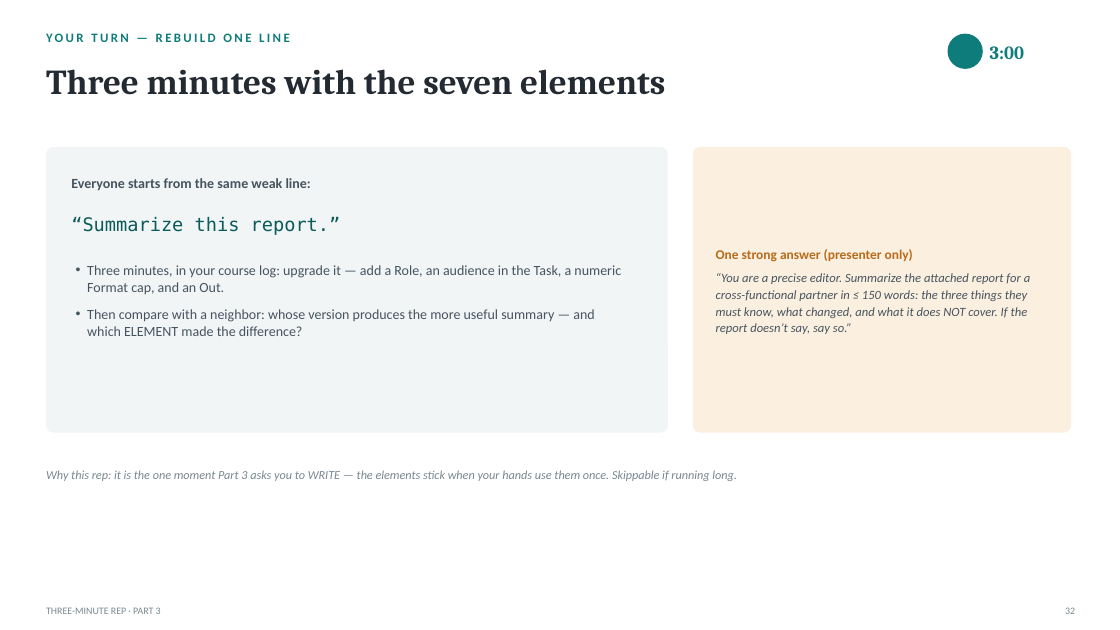
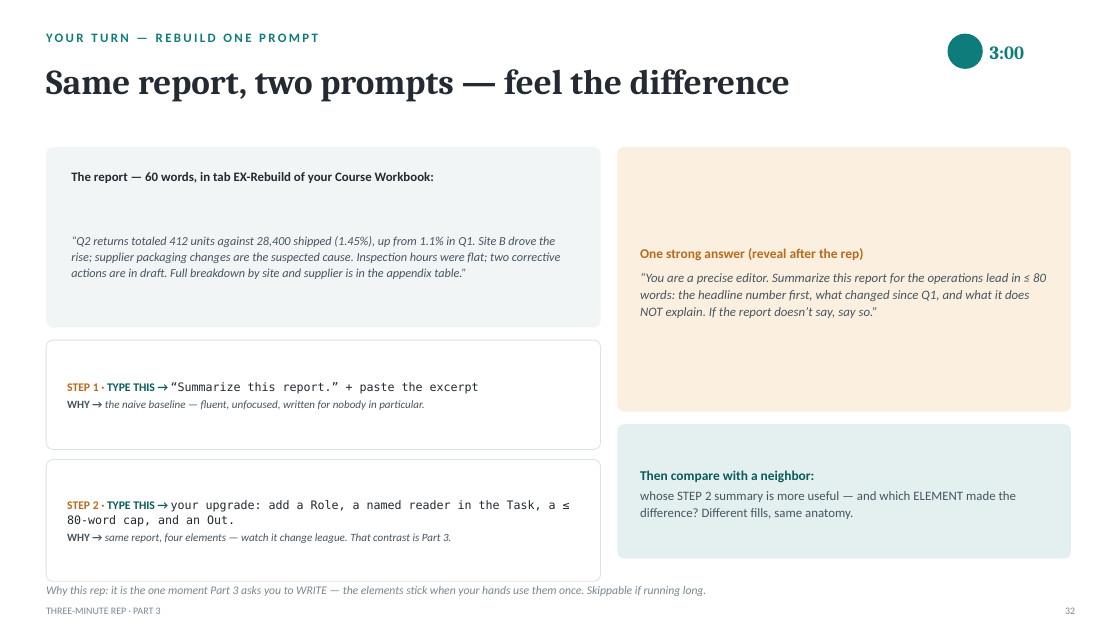
Before and after one commit to naviero1/Claude-Works, a slide deck: slide 32 of ai-training-prompt-engineering/deliverables/From_Prompts_to_Agents_Training.pptx. Drawn at 1120x630 pixels with LibreOffice and Linux fonts; fonts in the diff are those of the drawing; background and template pictures are left out. Boxes give left, top, right and bottom in pixels: in the first picture for what was removed or moved away, otherwise in the second. Text is boxed around its words. In the diff, an @@ line names an element or a change of style, - is before the commit and + after.

```diff
--- a/ai-training-prompt-engineering/deliverables/From_Prompts_to_Agents_Training.pptx
+++ b/ai-training-prompt-engineering/deliverables/From_Prompts_to_Agents_Training.pptx
@@ text at (x1=46, y1=33, x2=318, y2=42): text changed @@
-YOUR TURN — REBUILD ONE LINE
+YOUR TURN — REBUILD ONE PROMPT
@@ text at (x1=46, y1=69, x2=790, y2=101): text changed @@
-Three minutes with the seven elements
+Same report, two prompts — feel the difference
@@ rounded rectangle resized from (x1=46, y1=147, x2=668, y2=433) to (x1=46, y1=147, x2=601, y2=328) @@
@@ rounded rectangle at (x1=46, y1=147, x2=601, y2=328): proportions changed @@
@@ rounded rectangle at (x1=618, y1=147, x2=1071, y2=412): proportions changed @@
@@ rounded rectangle resized from (x1=693, y1=147, x2=1071, y2=433) to (x1=618, y1=147, x2=1071, y2=412) @@
@@ text at (x1=71, y1=172, x2=434, y2=183): text changed; size 12 to 11 pt; text colour #46545F to #232A31 @@
-Everyone starts from the same weak line:
+The report — 60 words, in tab EX-Rebuild of your Course Workbook:
@@ text at (x1=71, y1=236, x2=560, y2=279): text changed; size 16 to 10.5 pt; font DejaVu Sans Mono to Calibri; text colour #0A5B5A to #46545F; italic on @@
-“Summarize this report.”
+“Q2 returns totaled 412 units against 28,400 shipped (1.45%), up from 1.1% in Q1. Site B drove the rise; supplier packaging changes are the suspected cause. Inspection hours were flat; two corrective actions are in draft. Full breakdown by site and supplier is in the appendix table.”
@@ text removed at (x1=87, y1=265, x2=621, y2=336) @@
-• Three minutes, in your course log: upgrade it — add a Role, an audience in the Task, a numeric Format cap, and an Out.
-• Then compare with a neighbor: whose version produces the more useful summary — and which ELEMENT made the difference?
@@ text at (x1=640, y1=248, x2=1046, y2=318): text changed; size 10.8 to 11 pt @@
-One strong answer (presenter only)
-“You are a precise editor. Summarize the attached report for a cross-functional partner in ≤ 150 words: the three things they must know, what changed, and what it does NOT cover. If the report doesn’t say, say so.”
+One strong answer (reveal after the rep)
+“You are a precise editor. Summarize this report for the operations lead in ≤ 80 words: the headline number first, what changed since Q1, and what it does NOT explain. If the report doesn’t say, say so.”
@@ rounded rectangle added at (x1=46, y1=340, x2=601, y2=450), fill #FFFFFF, outline #DCE3E6 0.75 pt @@
@@ text added at (x1=67, y1=382, x2=479, y2=410), 9.5 pt, text #46545F, italic @@
+STEP 1 · TYPE THIS → “Summarize this report.” + paste the excerpt
+WHY → the naive baseline — fluent, unfocused, written for nobody in particular.
@@ rounded rectangle added at (x1=618, y1=424, x2=1071, y2=559), fill #E4F0EF @@
@@ rounded rectangle added at (x1=46, y1=460, x2=601, y2=581), fill #FFFFFF, outline #DCE3E6 0.75 pt @@
@@ text added at (x1=640, y1=470, x2=1016, y2=519), 11 pt, text #46545F @@
+Then compare with a neighbor:
+whose STEP 2 summary is more useful — and which ELEMENT made the difference? Different fills, same anatomy.
@@ text added at (x1=67, y1=500, x2=556, y2=543), 10 pt, text #46545F @@
+STEP 2 · TYPE THIS → your upgrade: add a Role, a named reader in the Task, a ≤ 80-word cap, and an Out.
+WHY → same report, four elements — watch it change league. That contrast is Part 3.
@@ text "Why this rep: it is ..." moved from (x1=46, y1=470, x2=737, y2=481) to (x1=46, y1=586, x2=707, y2=596) @@
@@ text "Why this rep: it is ..." at (x1=46, y1=586, x2=707, y2=596): size 10.5 to 10 pt @@
```
Also in this commit, not shown: 46 other slides changed, 3 slides added, 3 slides removed, 41 other files.
